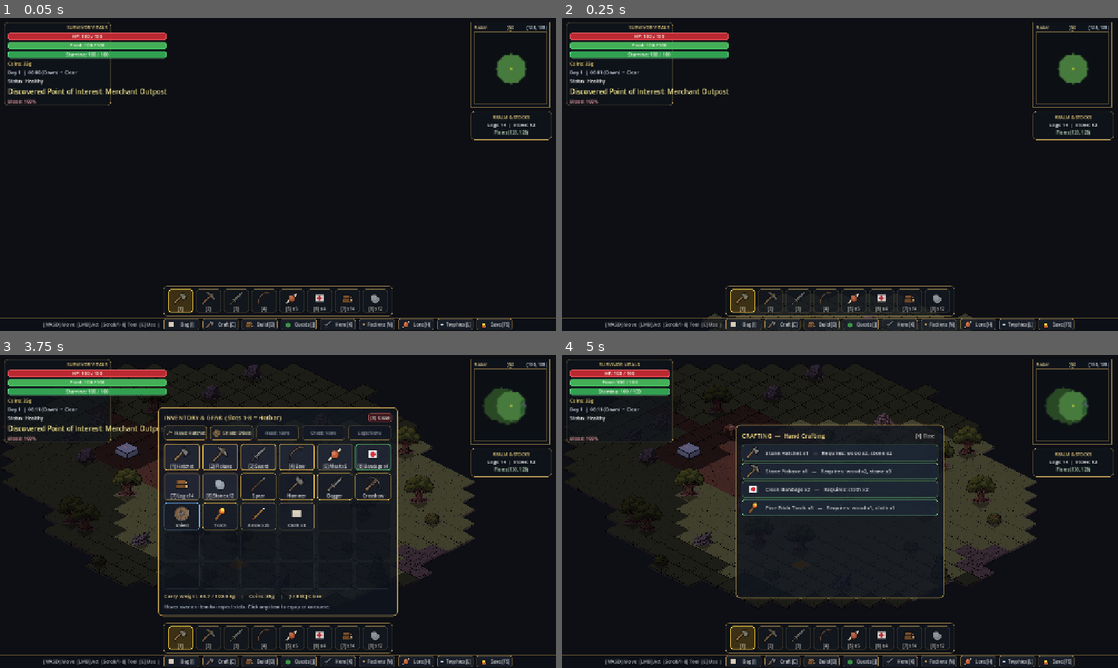
Above: before the commit, frames 1-4 (two rows, left to right).
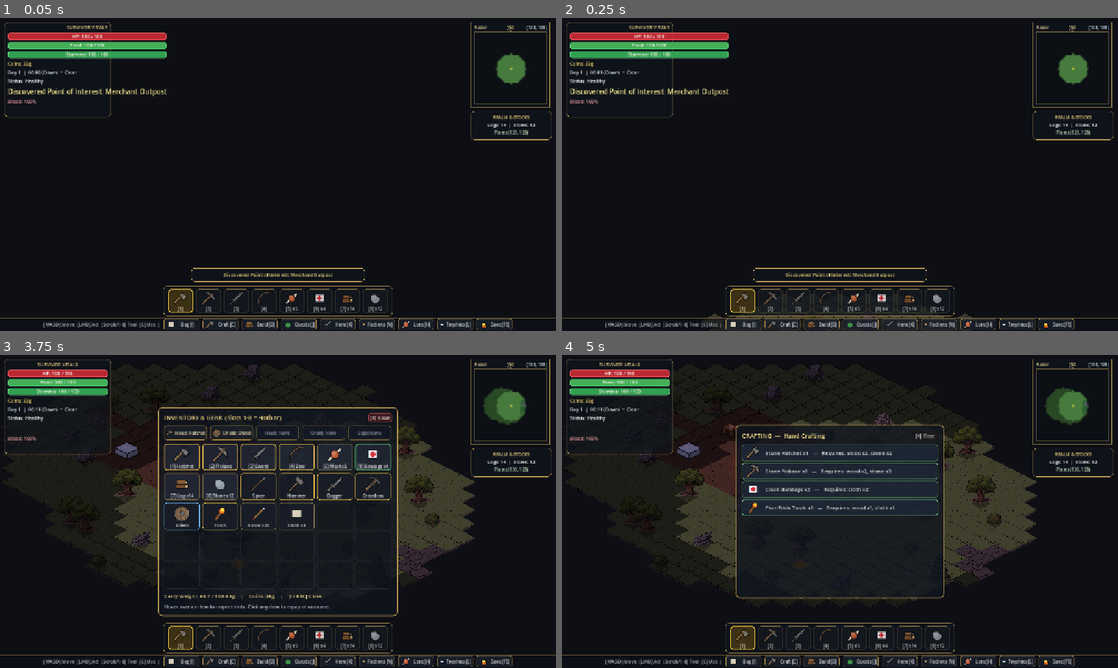
Above: after the commit, the same moments.

Repository: mrsgemaseny/MiniLife
Game: Godot game, scene res://scenes/main.tscn
The game is run twice, just before and just after one commit, with the same random seed, the same clock (stepped at 60 frames per second) and the same inputs.
Inputs (mouse positions are in pixels of both pictures, inside the frame that each line leads up to):
- Up to frame 1 (0.05 s): no input
- Up to frame 2 (0.25 s): no input
- Up to frame 3 (3.75 s): tap Enter at 0.5 s; move the mouse to (400, 495) at 0.52 s; press the mouse at (400, 495) at 0.53 s; hold D (move_right) 0.53-1.28 s; move the mouse to (166, 527) at 1.27 s; release the mouse at (166, 527) at 1.28 s; hold S (move_down) 1.28-2.03 s; tap Middle mouse button (demolish) at 1.35 s; click (166, 527) at 1.42 s; move the mouse to (333, 442) at 2.02 s; hold D (move_right) 2.03-2.78 s; hold E (interact) 2.03-2.78 s; click (333, 442) at 2.17 s; move the mouse to (250, 574) at 2.77 s; hold W (move_up) 2.78-3.5 s; tap I at 2.85 s; click (250, 574) at 2.92 s; click "[1]" at 3.5 s
- Up to frame 4 (5 s): tap Enter at 4.25 s; move the mouse to (1006, 558) at 4.27 s; hold A (move_left) from 4.28 s (still down); tap C at 4.35 s; click (1006, 558) at 4.42 s

The runs differ from the first frame. In frame 1, 0.5% of the frame differs, in the area x 0-66%, y 26-85%; in frame 2, 0.5%; in frame 3, 1.5%, in the area x 0-30%, y 2-32%; in frame 4, less than 0.1%.

Commit message:
fix(structures): use natural medieval grey stone masonry for walls, add floating toast notifications

Diff:
--- a/scripts/entities/structure_entity.gd
+++ b/scripts/entities/structure_entity.gd
@@ -144,7 +144,7 @@
 	# Voxel block sprite mapping for walls
 	var block_name: String = ""
 	if structure_id == "wall" or structure_id == "stone_wall":
-		block_name = "voxelTile_19"
+		block_name = "voxelTile_50"
 	elif structure_id == "wood_wall":
 		block_name = "voxelTile_14"
 
--- a/scripts/ui/hud.gd
+++ b/scripts/ui/hud.gd
@@ -20,6 +20,8 @@
 var _stam_val_label: Label = null
 var _hotbar_buttons: Array[Button] = []
 var _toast_timer: float = 0.0
+var _toast_panel: PanelContainer = null
+var _toast_label: Label = null
 var _minimap: MinimapWidget = null
 var _current_biome: String = "plains"
 var _current_tile: Vector2i = Vector2i(140, 140)
@@ -43,8 +45,13 @@
 	_refresh_time_display()
 	if _toast_timer > 0.0:
 		_toast_timer -= delta
-		if _toast_timer <= 0.0 and notification_label != null:
-			notification_label.text = ""
+		if _toast_panel != null:
+			_toast_panel.modulate.a = clampf(_toast_timer / 0.5, 0.0, 1.0)
+		if _toast_timer <= 0.0:
+			if _toast_panel != null:
+				_toast_panel.visible = false
+			if notification_label != null:
+				notification_label.text = ""
 	if _banner_timer > 0.0:
 		_banner_timer -= delta
 		if _location_banner != null:
@@ -130,17 +137,34 @@
 	_exit_hint_label.visible = false
 	add_child(_exit_hint_label)
 
+	# Dedicated floating toast notification pill above hotbar
+	_toast_panel = PanelContainer.new()
+	_toast_panel.add_theme_stylebox_override("panel", _make_card_style())
+	_toast_panel.set_anchors_preset(Control.PRESET_CENTER_BOTTOM)
+	_toast_panel.position = Vector2(-200, -145)
+	_toast_panel.custom_minimum_size = Vector2(400, 28)
+	_toast_panel.mouse_filter = Control.MOUSE_FILTER_IGNORE
+	_toast_panel.visible = false
+	add_child(_toast_panel)
+
+	_toast_label = Label.new()
+	_toast_label.horizontal_alignment = HORIZONTAL_ALIGNMENT_CENTER
+	_toast_label.vertical_alignment = VERTICAL_ALIGNMENT_CENTER
+	_toast_label.add_theme_font_size_override("font_size", 11)
+	_toast_label.modulate = Color(0.98, 0.88, 0.52)
+	_toast_panel.add_child(_toast_label)
+
 	var margin: MarginContainer = $MarginContainer
 	if margin != null:
 		margin.offset_left = 18.0
 		margin.offset_top = 14.0
 		margin.offset_right = 248.0
-		margin.offset_bottom = 198.0
+		margin.offset_bottom = 222.0
 
 		var bg_panel: Panel = Panel.new()
 		bg_panel.add_theme_stylebox_override("panel", _make_card_style())
 		bg_panel.position = Vector2(10, 10)
-		bg_panel.size = Vector2(246, 192)
+		bg_panel.size = Vector2(246, 218)
 		bg_panel.mouse_filter = Control.MOUSE_FILTER_IGNORE
 		add_child(bg_panel)
 		move_child(bg_panel, 0)
@@ -500,11 +524,14 @@
 		_biome_label.text = "%s (%d, %d)" % [_current_biome.capitalize(), _current_tile.x, _current_tile.y]
 
 func _on_notification_posted(message: String) -> void:
-	if notification_label == null:
-		return
-	notification_label.text = message
-	notification_label.modulate = Color(0.95, 0.90, 0.55)
-	_toast_timer = 4.0
+	if _toast_panel != null and _toast_label != null:
+		_toast_label.text = message
+		_toast_panel.visible = true
+		_toast_panel.modulate.a = 1.0
+	if notification_label != null:
+		notification_label.text = message
+		notification_label.modulate = Color(0.95, 0.90, 0.55)
+	_toast_timer = 3.5
 
 func _on_effect_applied(entity: Node, effect_id: String, _duration: float) -> void:
 	if entity == null or not entity.is_in_group("player"):
Not shown, changed: .agents/CONTEXT.md
